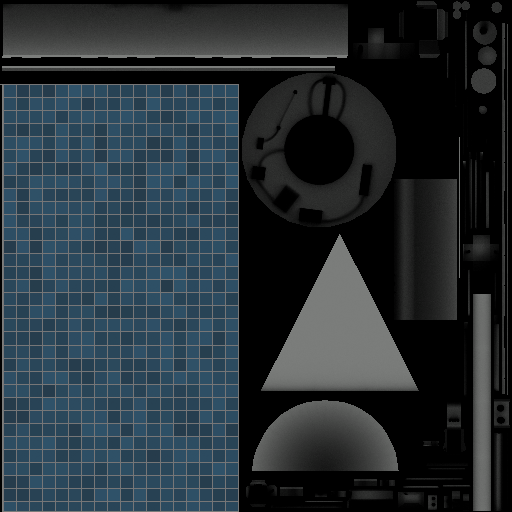
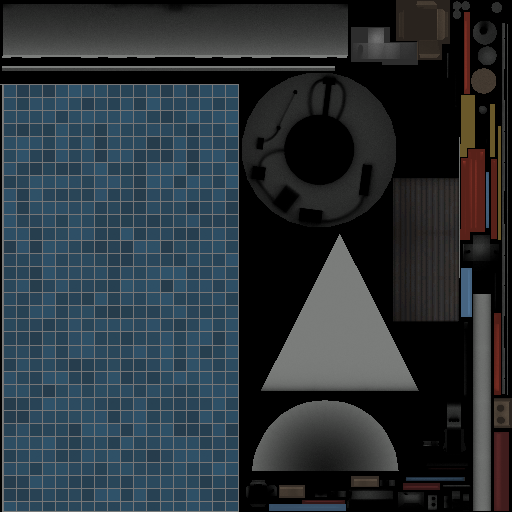
The second w=512, h=512 image is a revision of the first. Changes to its layers:
painted on "Layer 75" over [269, 0, 512, 511]
removed layer "Layer 67" over [269, 0, 512, 511]
added layer "Layer 83" above "Layer 81" over [393, 178, 459, 322]
added layer "Layer 81" over [269, 0, 512, 511]
